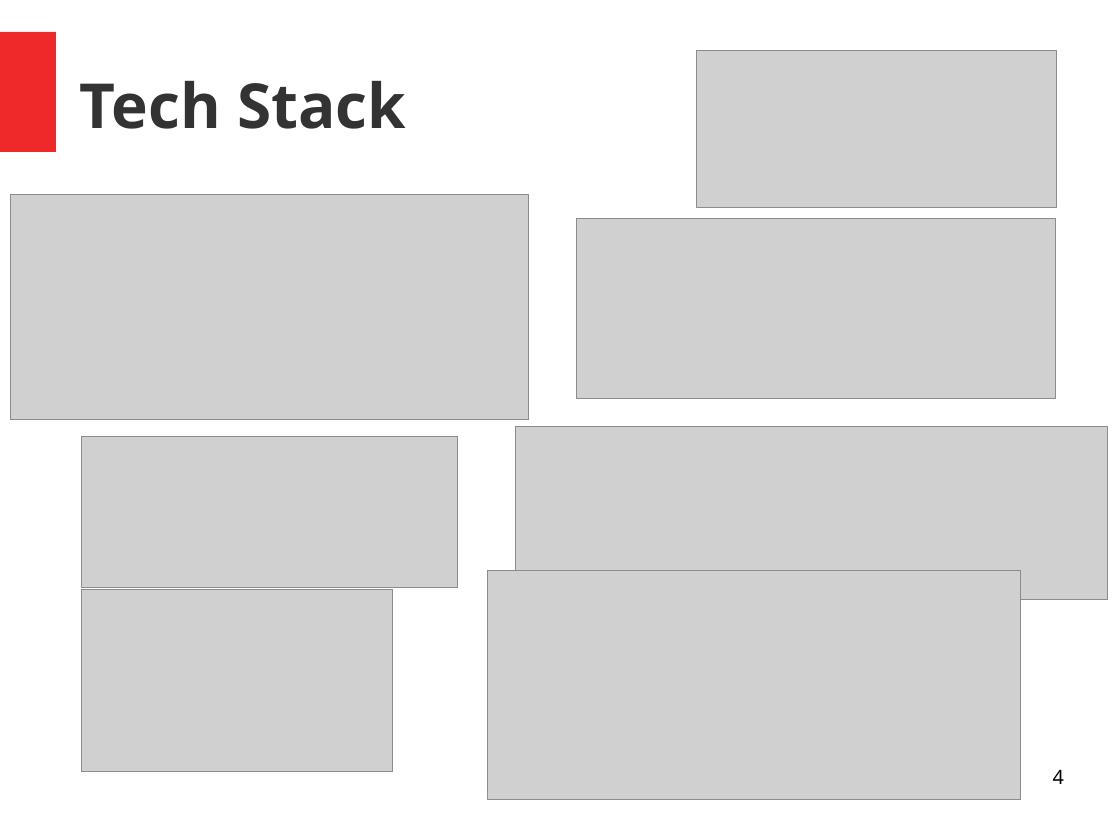
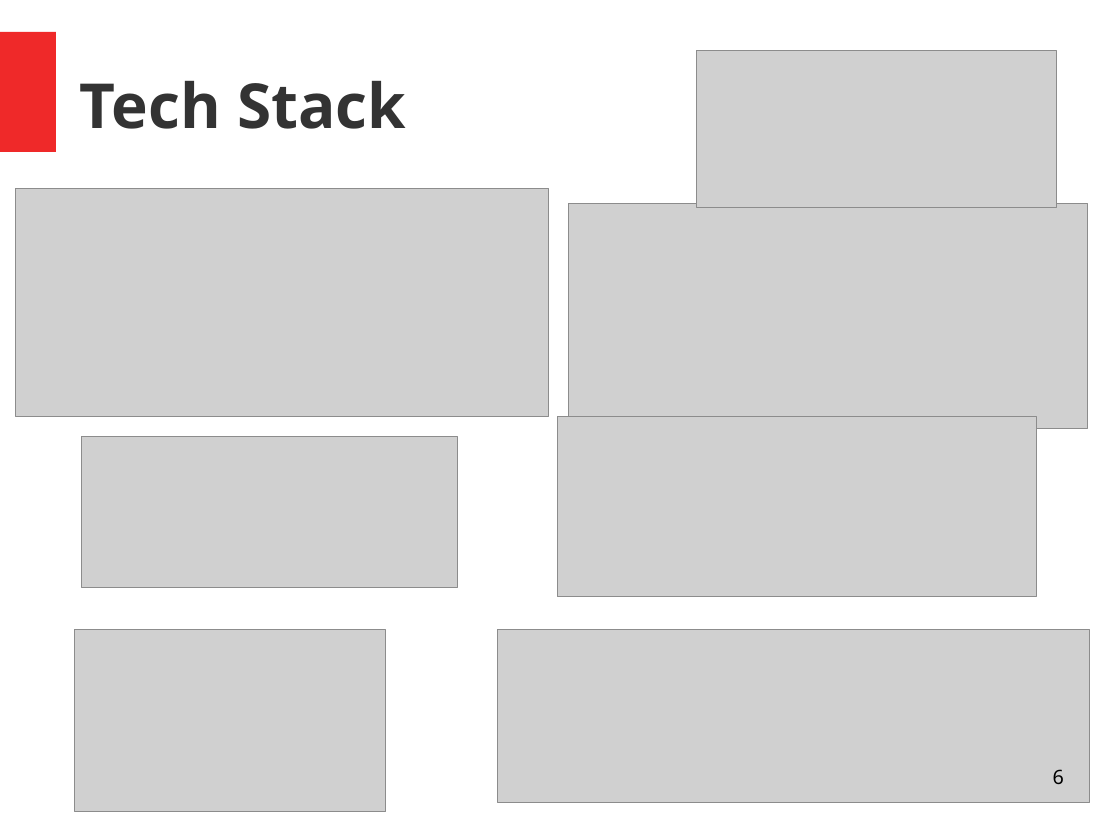
Before and after one commit to Shredder42/must_read_books, a slide deck: slide 6 of presentation.odp (slide 4 before the commit). Drawn at 1120x840 pixels with LibreOffice and Linux fonts; fonts in the diff are those of the drawing; grey boxes stand for pictures. Boxes give left, top, right and bottom in pixels: in the first picture for what was removed or moved away, otherwise in the second. Text is boxed around its words. In the diff, an @@ line names an element or a change of style, - is before the commit and + after.

```diff
--- a/presentation.odp
+++ b/presentation.odp
@@ picture: place and size @@
-picture at <box>10,195,530,420</box>
+picture at <box>16,188,549,417</box>
@@ picture: place and size @@
-picture at <box>577,219,1056,398</box>
+picture at <box>569,203,1088,428</box>
@@ picture: place and size @@
-picture at <box>516,427,1108,601</box>
+picture at <box>558,417,1037,597</box>
@@ picture: place and size @@
-picture at <box>488,571,1020,800</box>
+picture at <box>498,629,1090,803</box>
@@ picture: place and size @@
-picture at <box>81,589,392,771</box>
+picture at <box>75,630,386,812</box>
@@ page number at <box>1053,769,1064,784</box>: text changed @@
-4
+6
```
Also in this commit, not shown: 4 other slides changed, 1 slide added, 1 slide removed, 2 other files.
